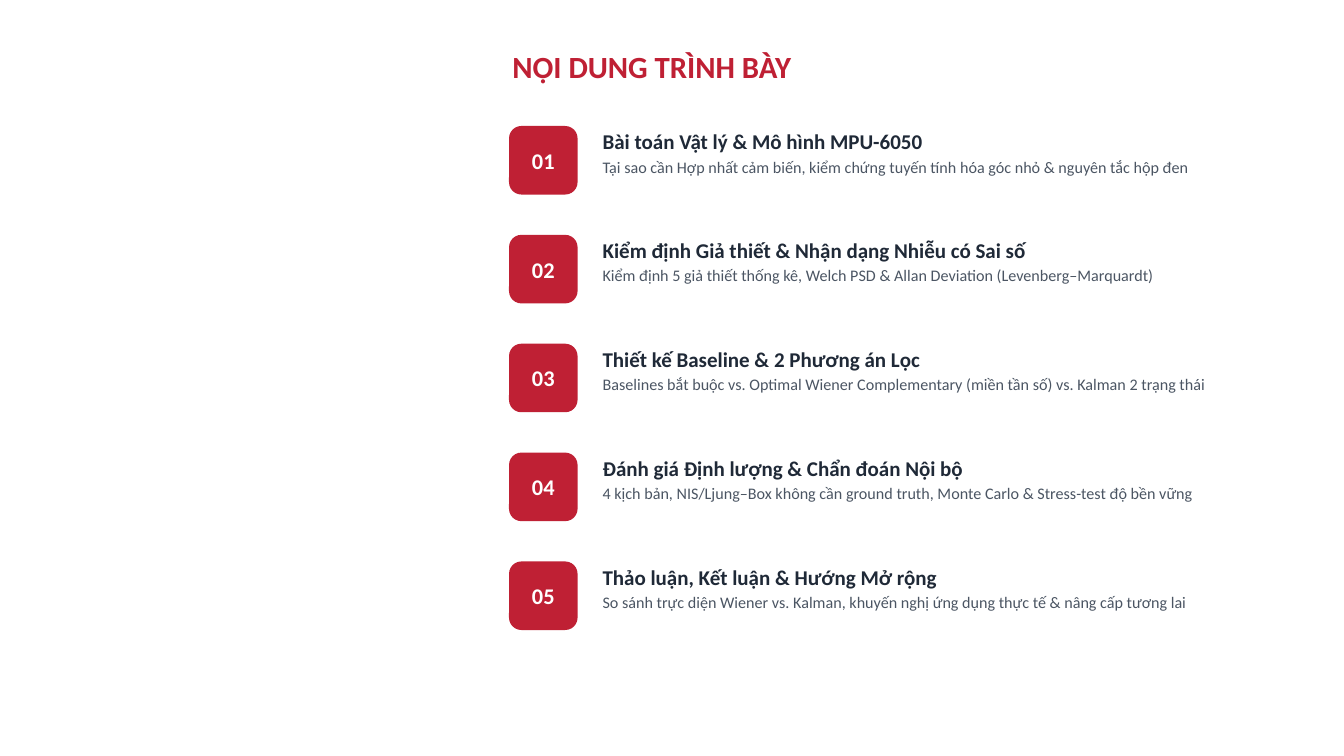
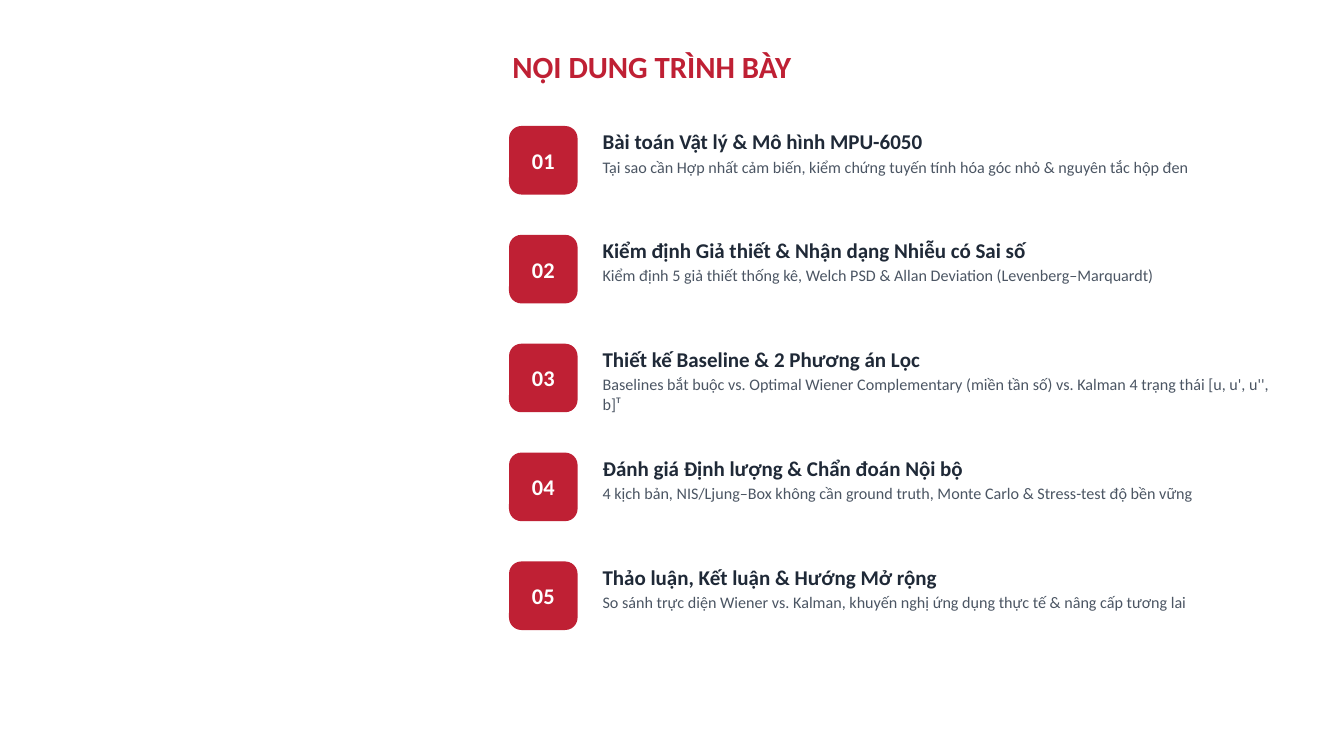
Before and after one commit to ducnguynx/mpu6050-model, a slide deck: slide 2 of outputs/slides/MPU6050_Roll_Estimation_Wiener_vs_Kalman.pptx. Drawn at 1344x756 pixels with LibreOffice and Linux fonts; fonts in the diff are those of the drawing; background and template pictures are left out. Boxes give left, top, right and bottom in pixels: in the first picture for what was removed or moved away, otherwise in the second. Text is boxed around its words. In the diff, an @@ line names an element or a change of style, - is before the commit and + after.

```diff
--- a/outputs/slides/MPU6050_Roll_Estimation_Wiener_vs_Kalman.pptx
+++ b/outputs/slides/MPU6050_Roll_Estimation_Wiener_vs_Kalman.pptx
@@ text at (603, 377, 1269, 412): text changed @@
-Baselines bắt buộc vs. Optimal Wiener Complementary (miền tần số) vs. Kalman 2 trạng thái
+Baselines bắt buộc vs. Optimal Wiener Complementary (miền tần số) vs. Kalman 4 trạng thái [u, u', u'', b]ᵀ
```
Also in this commit, not shown: 9 other slides changed, 11 other files.
